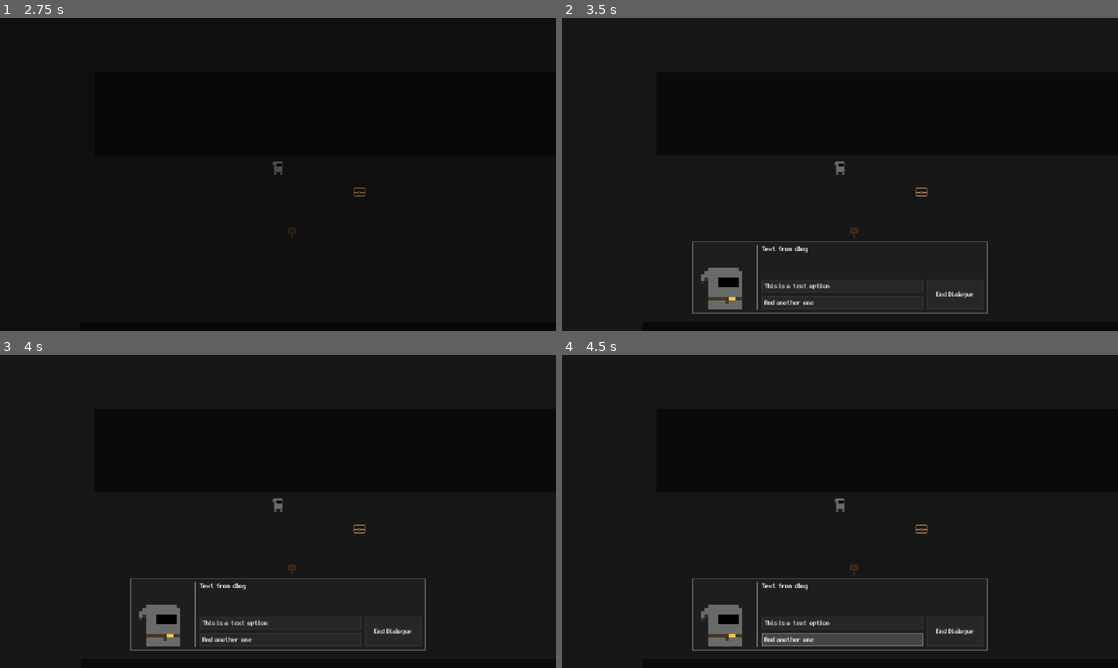
Above: before the commit, frames 1-4 (two rows, left to right).
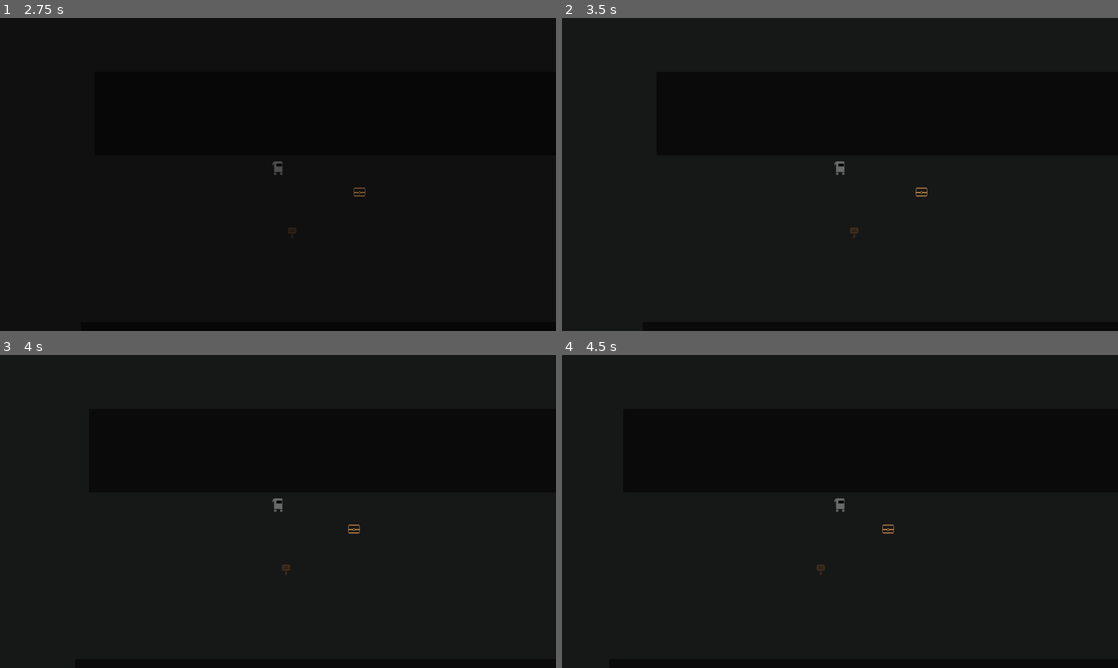
Above: after the commit, the same moments.

Repository: refrka/RPG-12
Game: Godot game, scene res://root.tscn
Two runs of this game, one before a commit and one after it. Both use one fixed random seed, a clock stepped at 60 frames per second and the inputs below.
Inputs (mouse positions are in pixels of both pictures, inside the frame that each line leads up to):
- Up to frame 1 (2.75 s): click "RESET" at 0.5 s; click "START" at 1.25 s; tap Enter at 2 s; move the mouse to (400, 158) at 2.02 s; hold D (move_right) from 2.03 s (still down); hold E (interact) from 2.03 s (still down); click (400, 158) at 2.3 s
- Up to frame 2 (3.5 s): click (962, 158) at 2.75 s; move the mouse to (728, 190) at 2.77 s; release D (move_right) at 2.78 s; release E (interact) at 2.78 s; hold Escape (back, bound only after the commit) from 2.78 s (still down); click (728, 190) at 2.85 s; tap E (interact) at 3.05 s
- Up to frame 3 (4 s): move the mouse to (333, 442) at 3.52 s; release Escape (back, bound only after the commit) at 3.53 s; hold D (move_right) from 3.53 s (still down); hold Space (attack) from 3.53 s (still down); click (333, 442) at 3.8 s
- Up to frame 4 (4.5 s): release D (move_right) at 4.25 s; release Space (attack) at 4.25 s; click (840, 639) at 4.25 s, where only the run before the commit has a clickable "And another one"

Frame 1 is identical in both runs. In frame 2, 2.0% of the frame differs, in the area x 23-77%, y 71-95%; in frame 3, 2.1%; in frame 4, 3.1%, in the area x 23-77%, y 54-95%.

Commit message:
Inputs kinda fucked up

Diff:
--- a/main/autoloads/Data.gd
+++ b/main/autoloads/Data.gd
@@ -13,10 +13,6 @@
 func _ready() -> void:
 
 	process_mode = PROCESS_MODE_ALWAYS
-
-	var save_dict = read_dict_from_file()
-
-	Game.save_data = SaveData.from_dict(save_dict)
 
 
 
--- a/main/autoloads/Dialogue.gd
+++ b/main/autoloads/Dialogue.gd
@@ -36,6 +36,11 @@
 
 	dialogue_overlay.dialogue_closed.connect(_on_dialogue_closed)
 
+	dialogue_overlay.more_text_label.hide()
+
+	dialogue_overlay.end_dialogue_button.hide()
+
+
 
 
 func start_dialogue(source_entity: Entity) -> void:
@@ -49,6 +54,20 @@
 	set_current_dialogue_node(greeting)
 
 	set_current_text_index(0)
+
+	Inputs.enable_action("continue_dialogue_text")
+
+
+
+
+
+func end_dialogue() -> void:
+
+	Inputs.disable_action("continue_dialogue_text")
+
+	UI.remove_overlay(dialogue_overlay)
+
+	dialogue_ended.emit()
 
 
 
@@ -66,6 +85,7 @@
 
 
 
+
 func set_current_dialogue_source(entity: Entity) -> void:
 
 	current_dialogue_source = entity
@@ -73,6 +93,7 @@
 	dialogue_overlay.set_speaker_name(entity.display_name)
 
 	dialogue_overlay.set_speaker_texture(entity.speaker_texture)
+
 
 
 
@@ -89,14 +110,28 @@
 
 	var text = get_dialogue_text(index)
 
-	dialogue_overlay.set_dialogue_text(text)
+	if text != "":
+
+		dialogue_overlay.set_dialogue_text(text)
+
+		if index == current_dialogue_node.dialogue_text.text.size() - 1:
+
+			dialogue_overlay.more_text_label.hide()
+
+			dialogue_overlay.end_dialogue_button.show()
+
+		else:
+
+			dialogue_overlay.more_text_label.show()
+
+			dialogue_overlay.end_dialogue_button.hide()
 
 
 
 
 func get_dialogue_text(index: int) -> String:
 
-	if current_dialogue_node and current_dialogue_node.dialogue_text.text.size() - 1 <= index:
+	if current_dialogue_node and current_dialogue_node.dialogue_text.text.size() - 1 >= index:
 
 		return current_dialogue_node.dialogue_text.text[index]
 
@@ -135,4 +170,15 @@
 
 func _on_dialogue_closed() -> void:
 
-	dialogue_ended.emit()
+	end_dialogue()
+
+
+
+
+
+
+func _unhandled_input(event: InputEvent) -> void:
+
+	if event.is_action_pressed("continue_dialogue_text"):
+
+		set_current_text_index(current_text_index + 1)
--- a/main/autoloads/Game.gd
+++ b/main/autoloads/Game.gd
@@ -52,55 +52,53 @@
 
 	process_mode = PROCESS_MODE_ALWAYS
 
+
+
+
+
+func save() -> void:
+
+	var dict = save_data.to_dict()
+
+	Data.write_dict_to_file(dict)
+
+	last_save_dict = dict
+
+
+
+
+func start() -> void:
+
 	load_save_data()
 
-
-
-
-
-func save() -> void:
-
-	var dict = save_data.to_dict()
-
-	Data.write_dict_to_file(dict)
-
-	last_save_dict = dict
-
-
-
-
-func start() -> void:
+	set_game_state(GameState.GAME_ACTIVE)
+
+
+
+func exit() -> void:
+
+	set_game_state(GameState.MAIN_MENU)
+
+
+
+func quit() -> void:
+
+	get_tree().quit()
+
+
+
+func reset() -> void:
+
+	save_data = null
+
+	Globals.clear_flags()
+
+	var new_save_data = SaveData.new()
+
+	Data.write_dict_to_file(new_save_data.to_dict())
 
 	load_save_data()
 
-	set_game_state(GameState.GAME_ACTIVE)
-
-
-
-func exit() -> void:
-
-	set_game_state(GameState.MAIN_MENU)
-
-
-
-func quit() -> void:
-
-	get_tree().quit()
-
-
-
-func reset() -> void:
-
-	save_data = null
-
-	Globals.clear_flags()
-
-	var new_save_data = SaveData.new()
-
-	Data.write_dict_to_file(new_save_data.to_dict())
-
-	load_save_data()
-
 
 
 
--- a/main/autoloads/Inputs.gd
+++ b/main/autoloads/Inputs.gd
@@ -26,7 +26,7 @@
 
 			var _input_config = load(dir + dir_name) as InputConfig
 
-			input_config_registry[_input_config.game_state] = _input_config
+			input_config_registry[_input_config.game_state] = _input_config.duplicate()
 
 	Game.game_state_changed.connect(_on_game_state_changed)
 
@@ -36,12 +36,6 @@
 func is_action_allowed(action: StringName) -> bool:
 
 	if not input_config or not input_config.allowed_actions.has(action):
-
-		if not enabled_actions.has(action):
-
-			return false
-
-	if disabled_actions.has(action):
 
 		return false
 
@@ -54,24 +48,16 @@
 
 	if not input_config.allowed_actions.has(action):
 
-		enabled_actions.append(action)
-
-	if disabled_actions.has(action):
-
-		disabled_actions.erase(action)
+		input_config.allowed_actions.append(action)
 
 
 
 
 func disable_action(action: StringName) -> void:
 
-	if not disabled_actions.has(action):
+	if input_config.allowed_actions.has(action):
 
-		disabled_actions.append(action)
-
-	if enabled_actions.has(action):
-
-		enabled_actions.erase(action)
+		input_config.allowed_actions.erase(action)
 
 
 
@@ -98,7 +84,7 @@
 
 		for _event in action_events:
 
-			if _event.physical_keycode == event.physical_keycode:
+			if _event is InputEventKey and _event.physical_keycode == event.physical_keycode:
 
 				if is_action_allowed(action):
 
--- a/main/autoloads/Scenes.gd
+++ b/main/autoloads/Scenes.gd
@@ -150,11 +150,15 @@
 
 func end_cutscene() -> void:
 
+	current_cutscene.end()
+
 	current_cutscene = null
 
 	Inputs.disable_action("end_cutscene")
 
 	Inputs.enable_action("back")
+
+	Game.enable_player()
 
 
 
@@ -181,4 +185,4 @@
 
 	if event.is_action_pressed("end_cutscene"):
 
-		current_cutscene.end()
+		end_cutscene()
--- a/main/autoloads/UI.gd
+++ b/main/autoloads/UI.gd
@@ -113,3 +113,11 @@
 		else:
 
 			remove_overlay_from_stack(ProfileOverlay)
+
+	if event.is_action_pressed("back"):
+
+		if not overlay_stack.is_empty():
+
+			var top_overlay = overlay_stack.back()
+
+			remove_overlay(top_overlay)
--- a/main/command.gd
+++ b/main/command.gd
@@ -48,6 +48,14 @@
 
 
 
+
+func cancel() -> void:
+
+	result = Result.CANCELLED
+
+
+
+
 static func run(_data:= {}) -> Result:
 
 	return Result.SUCCESS
--- a/main/commands/fade_black_command.gd
+++ b/main/commands/fade_black_command.gd
@@ -28,6 +28,17 @@
 	result = Result.PENDING
 
 	return result
+
+
+
+
+func cancel() -> void:
+
+	super()
+
+	node_script.queue_free()
+
+	UI.fg_color_rect.color.a = fade_values.y
 
 
 
--- a/main/commands/show_dialogue_node_command.gd
+++ b/main/commands/show_dialogue_node_command.gd
@@ -14,7 +14,7 @@
 
 		return result
 
-	Dialogue.dialogue_ended.connect(_on_dialogue_ended)
+	Dialogue.dialogue_ended.connect(_on_dialogue_ended, CONNECT_ONE_SHOT)
 
 	var entity = Game.get_entity_from_ref(speaker_entity_ref)
 
@@ -27,6 +27,14 @@
 
 
 
+func cancel() -> void:
+
+	super()
+
+	Dialogue.dialogue_ended.disconnect(_on_dialogue_ended)
+
+	Dialogue.end_dialogue()
+
 
 
 
--- a/main/component/movement_component.gd
+++ b/main/component/movement_component.gd
@@ -9,6 +9,8 @@
 var velocity: Vector2
 
 var face_dir: Vector2
+
+var move_dir: Vector2
 
 
 var movement_enabled:= true
@@ -64,7 +66,7 @@
 
 func get_velocity() -> Vector2:
 
-	return (get_move_dir() * get_move_speed()) + get_velocity_modifier()
+	return (move_dir * get_move_speed()) + get_velocity_modifier()
 
 
 func get_face_dir() -> Vector2:
@@ -87,6 +89,8 @@
 
 	var current_velocity = entity.velocity
 
+	move_dir = get_move_dir()
+
 	velocity = get_velocity()
 
 	if movement_enabled:
@@ -103,6 +107,6 @@
 
 	if rotation_enabled:
 
-		set_face_dir(entity.velocity.normalized())
+		set_face_dir(move_dir.normalized())
 
 	value_mod_tracker.tick(delta)
--- a/main/cutscene.gd
+++ b/main/cutscene.gd
@@ -23,7 +23,9 @@
 
 func end() -> void:
 
-	Scenes.end_cutscene()
+	if command_set.is_executing():
+
+		command_set.active_command.cancel()
 
 
 
--- a/main/cutscenes/first_cutscene.tres
+++ b/main/cutscenes/first_cutscene.tres
@@ -25,7 +25,7 @@
 
 [sub_resource type="Resource" id="Resource_rf7n6"]
 script = ExtResource("5_5tdba")
-text = Array[String](["Text from dlog"])
+text = Array[String](["Text from dlog", "More dlog cutscene text       ahhhhhhhhh", "shit"])
 metadata/_custom_type_script = "uid://syhfkc5tbcl1"
 
 [sub_resource type="Resource" id="Resource_yi4p4"]
--- a/main/ui/dialogue_overlay.gd
+++ b/main/ui/dialogue_overlay.gd
@@ -12,7 +12,7 @@
 
 @export var end_dialogue_button: Button
 
-@export var next_button: Button
+@export var more_text_label: Label
 
 
 
--- a/main/ui/dialogue_overlay.tscn
+++ b/main/ui/dialogue_overlay.tscn
@@ -2,7 +2,7 @@
 
 [ext_resource type="Script" uid="uid://dqte4y3bunox1" path="res://main/ui/dialogue_overlay.gd" id="1_whafo"]
 
-[node name="DialogueOverlay" type="MarginContainer" unique_id=1892897258 node_paths=PackedStringArray("dialogue_speaker_label", "dialogue_text_label", "speaker_texture_rect", "end_dialogue_button") groups=["overlay"]]
+[node name="DialogueOverlay" type="MarginContainer" unique_id=1892897258 node_paths=PackedStringArray("dialogue_speaker_label", "dialogue_text_label", "speaker_texture_rect", "end_dialogue_button", "more_text_label") groups=["overlay"]]
 process_mode = 3
 anchors_preset = 15
 anchor_right = 1.0
@@ -18,6 +18,7 @@
 dialogue_text_label = NodePath("PanelContainer/MarginContainer/HBoxContainer/MarginContainer2/VBoxContainer/MarginContainer/RichTextLabel")
 speaker_texture_rect = NodePath("PanelContainer/MarginContainer/HBoxContainer/MarginContainer/VBoxContainer/SpeakerTexture")
 end_dialogue_button = NodePath("PanelContainer/MarginContainer/HBoxContainer/MarginContainer2/VBoxContainer/HBoxContainer/MarginContainer2/EndDialogueButton")
+more_text_label = NodePath("PanelContainer/MarginContainer/HBoxContainer/MarginContainer2/VBoxContainer/HBoxContainer/MarginContainer2/MoreTextLabel")
 pause = true
 
 [node name="PanelContainer" type="PanelContainer" parent="." unique_id=250932946]
@@ -97,7 +98,6 @@
 layout_mode = 2
 
 [node name="MoreTextLabel" type="Label" parent="PanelContainer/MarginContainer/HBoxContainer/MarginContainer2/VBoxContainer/HBoxContainer/MarginContainer2" unique_id=583023629]
-visible = false
 layout_mode = 2
 text = "[ . . . ]"
 
--- a/project.godot
+++ b/project.godot
@@ -50,7 +50,8 @@
 
 back={
 "deadzone": 0.2,
-"events": []
+"events": [Object(InputEventKey,"resource_local_to_scene":false,"resource_name":"","device":-1,"window_id":0,"alt_pressed":false,"shift_pressed":false,"ctrl_pressed":false,"meta_pressed":false,"pressed":false,"keycode":0,"physical_keycode":4194305,"key_label":0,"unicode":0,"location":0,"echo":false,"script":null)
+]
 }
 move_left={
 "deadzone": 0.2,
@@ -97,6 +98,12 @@
 "events": [Object(InputEventKey,"resource_local_to_scene":false,"resource_name":"","device":-1,"window_id":0,"alt_press …(195 unchanged characters)…
 ]
 }
+continue_dialogue_text={
+"deadzone": 0.2,
+"events": [Object(InputEventMouseButton,"resource_local_to_scene":false,"resource_name":"","device":-1,"window_id":0,"alt_pressed":false,"shift_pressed":false,"ctrl_pressed":false,"meta_pressed":false,"button_mask":0,"position":Vector2(0, 0),"global_position":Vector2(0, 0),"factor":1.0,"button_index":1,"canceled":false,"pressed":false,"double_click":false,"script":null)
+, Object(InputEventKey,"resource_local_to_scene":false,"resource_name":"","device":-1,"window_id":0,"alt_pressed":false,"shift_pressed":false,"ctrl_pressed":false,"meta_pressed":false,"pressed":false,"keycode":0,"physical_keycode":32,"key_label":0,"unicode":32,"location":0,"echo":false,"script":null)
+]
+}
 
 [layer_names]
 
Not shown, added: big sprite sheet.png.import
